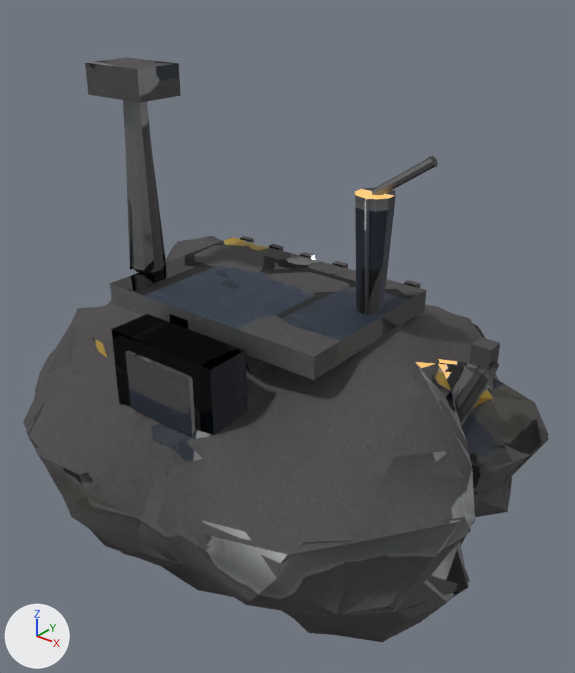
The glTF model tools/asset_factory/deliveries/parti1/sd_prop_lair1.glb as it was, and as the next commit left it.
Both versions are drawn from a 50 mm lens placed at (0.84, -0.942, 0.593), pointed at (0.062, 0.031, -0.011). Lighting does not change. The marker at lower left points along +X, +Y and +Z. The picture after the commit comes second. Where no turn or scale is listed for an object, it has been applied to the vertices. Vertices at exactly the same position are counted once.

Objects in the first picture: 'LOD0_body', 'LOD1_body'.
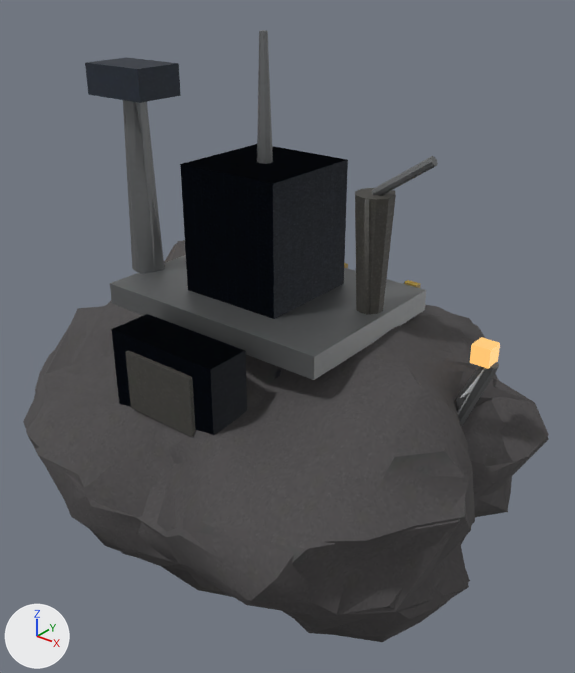
The newer file is also turned or shifted as a whole; pictures and numbers use the older file's frame.

Changed parts and their boxes (x1, y1, x2, y2) in the pictures (575 x 673 px; the box of a moved part takes in the faces that stretch with it):
'LOD0_body', reshaped
    before: (23, 57, 549, 636)
    after: (23, 30, 549, 636)
part 1 of me_lod0_body, added
    after: (257, 30, 273, 164)
part 2 of me_lod0_body, moved or reshaped
    before: (222, 263, 343, 289)
    after: (180, 144, 348, 319)
part 3 of me_lod0_body, surface changed
    both: (28, 57, 544, 603)
part 4 of me_lod1_body, rebuilt
    before: (457, 366, 486, 412)
    after: (458, 368, 485, 415)
part 5 of me_lod1_body, built on (mostly hidden before)
    before: (126, 102, 228, 278)
    after: (133, 102, 270, 274)
part 6 of me_lod1_body, moved or reshaped
    both: (193, 450, 459, 616)
part 7 of me_lod1_body, surface changed
    both: (28, 190, 544, 598)

Patch to the scene script:
```diff
--- a/tools/asset_factory/deliveries/parti1/sd_prop_lair1.glb.py
+++ b/tools/asset_factory/deliveries/parti1/sd_prop_lair1.glb.py
@@ me_lod0_body @@
 # used by ob_lod0_body; location = (0.0, 0.0, 0.0)
-me_lod0_body.from_pydata(...)  # 828 vertices, 1486 faces; spans x -0.5..0.5, y -0.387..0.387, z -0.433..0.433
+me_lod0_body.from_pydata(...)  # 846 vertices, 1511 faces; spans x -0.5..0.5, y -0.387..0.387, z -0.433..0.488
+# me_lod0_body part 1: a new loose piece of 16 vertices spanning x 0.036..0.061, y -0.02..0.005, z 0.299..0.488, in mat_mat_body
+# me_lod0_body part 2
+# 6 vertices are removed from x -0.058..0.067, y -0.086..0.02, z 0.075..0.095
+# 17 faces are deleted
+# 8 vertices are added at x -0.043..0.14, y -0.099..0.084, z 0.091..0.299
+# 17 new faces join them
+# me_lod0_body part 3: 1397 kept faces spanning x -0.5..0.5, y -0.387..0.387, z -0.433..0.433 get new texture (UV) coordinates
+# other edits to the shape of me_lod0_body do not show in these pictures
 me_lod0_body.materials.append(mat_mat_body)
@@ me_lod1_body @@
 # used by ob_lod1_body; location = (0.0, 0.0, 0.0)
-me_lod1_body.from_pydata(...)  # 270 vertices, 443 faces; spans x -0.5..0.502, y -0.383..0.398, z -0.436..0.417
+me_lod1_body.from_pydata(...)  # 277 vertices, 452 faces; spans x -0.5..0.502, y -0.383..0.398, z -0.436..0.488
+# me_lod1_body part 4: the loose piece of 6 vertices spanning x 0.339..0.427, y 0.033..0.066, z -0.129..0.054 is rebuilt with 5 vertices and now spans x 0.338..0.428, y 0.036..0.073, z -0.126..0.049
+# me_lod1_body part 5
+# 8 vertices are removed from x -0.187..0.067, y -0.097..0.02, z 0.075..0.094
+# 12 faces are deleted
+# 17 vertices are added at x -0.199..0.14, y -0.099..0.084, z 0.081..0.488
+# 24 new faces join them
+# me_lod1_body part 6
+# 2 vertices are removed from x 0.362..0.433, y -0.344..-0.276, z -0.076..-0.061
+# 10 faces are deleted
+# 1 vertex is added at (0.381, -0.33, -0.066)
+# 8 new faces join them
+# me_lod1_body part 7: 386 kept faces spanning x -0.5..0.502, y -0.383..0.398, z -0.436..0.417 get new texture (UV) coordinates
+# other edits to the shape of me_lod1_body do not show in these pictures
 me_lod1_body.materials.append(mat_mat_body)
```
